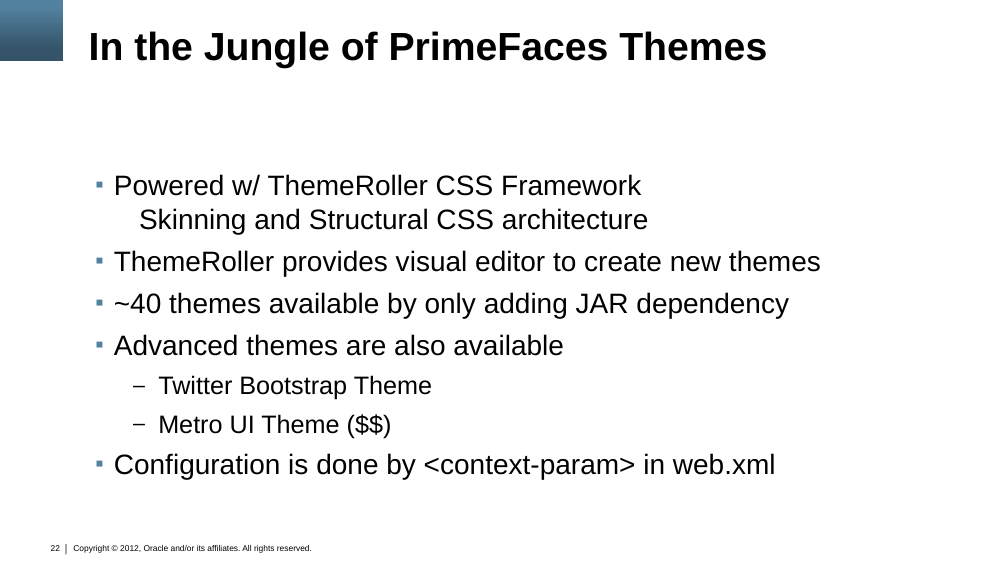
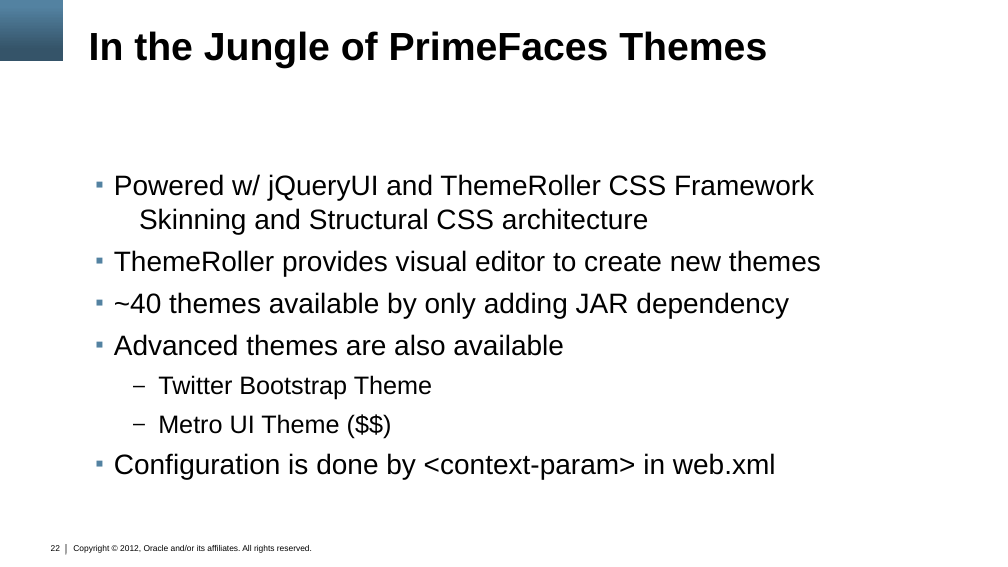
Before and after one commit to marfous/j1demo-pf, a slide deck: slide 22 of con3638.pptx. Drawn at 1008x567 pixels with LibreOffice and Linux fonts; fonts in the diff are those of the drawing; background and template pictures are left out. Boxes give left, top, right and bottom in pixels: in the first picture for what was removed or moved away, otherwise in the second. Text is boxed around its words. In the diff, an @@ line names an element or a change of style, - is before the commit and + after.

Commit message:
refactoring on slides

```diff
--- a/con3638.pptx
+++ b/con3638.pptx
@@ text at [114, 174, 814, 234]: text changed @@
-▪ Powered w/ ThemeRoller CSS Framework
-  Skinning and Structural CSS architecture
+▪ Powered w/ jQueryUI and ThemeRoller CSS Framework
+  Skinning and Structural CSS architecture
```
